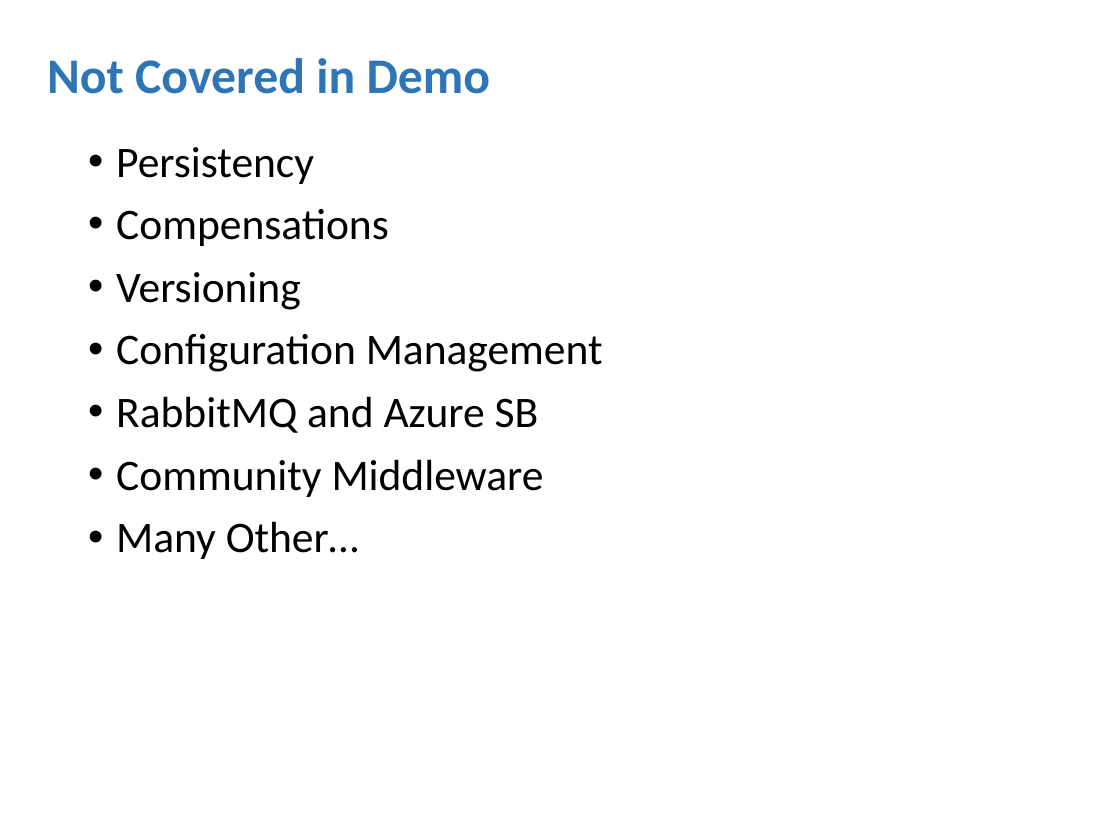
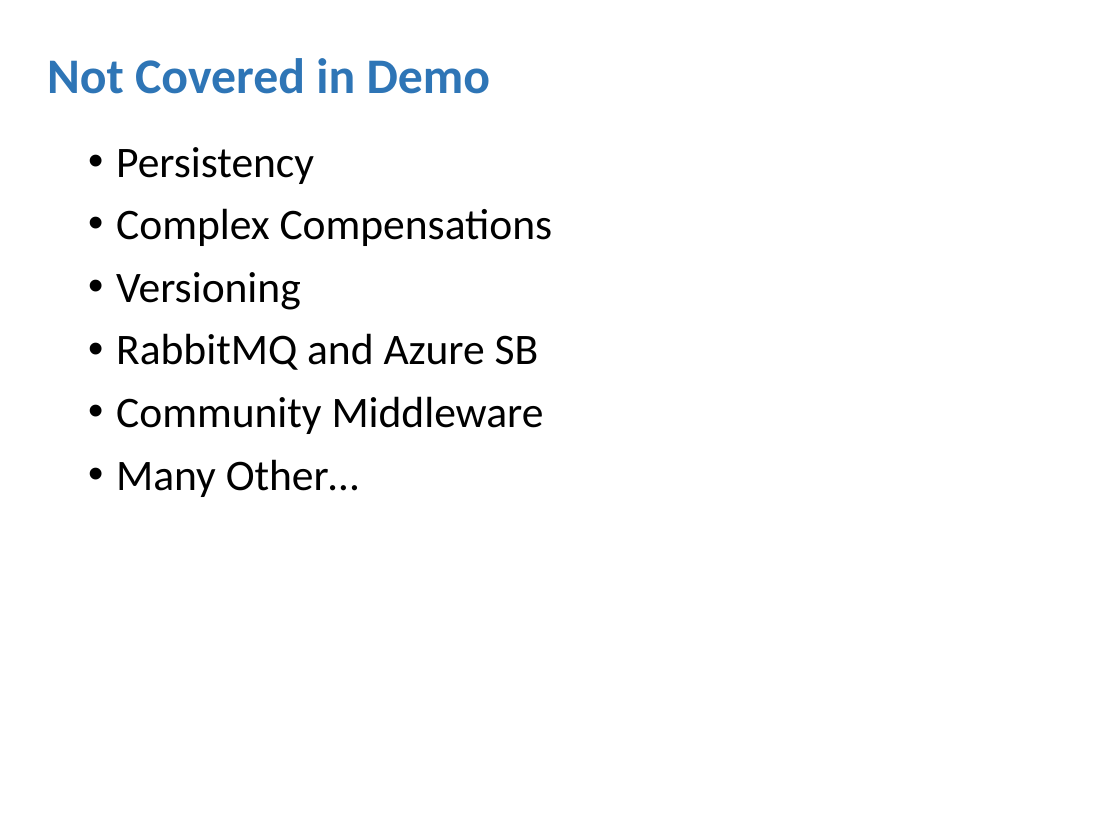
Before and after one commit to amichel/PaymentsGateway.MassTransit.Demo, a slide deck: slide 13 of Presentation/Service Bus Integration Patterns.pptx. Drawn at 1120x840 pixels with LibreOffice and Linux fonts; fonts in the diff are those of the drawing; background and template pictures are left out. Boxes give left, top, right and bottom in pixels: in the first picture for what was removed or moved away, otherwise in the second. Text is boxed around its words. In the diff, an @@ line names an element or a change of style, - is before the commit and + after.

Commit message:
PPT and removed prefetch

```diff
--- a/Presentation/Service Bus Integration Patterns.pptx
+++ b/Presentation/Service Bus Integration Patterns.pptx
@@ text at bbox=[116, 208, 553, 246]: text changed @@
-• Compensations
+• Complex Compensations
@@ text at bbox=[116, 334, 603, 372]: paragraph removed @@
-• Configuration Management
```
Also in this commit, not shown: 2 other files.
